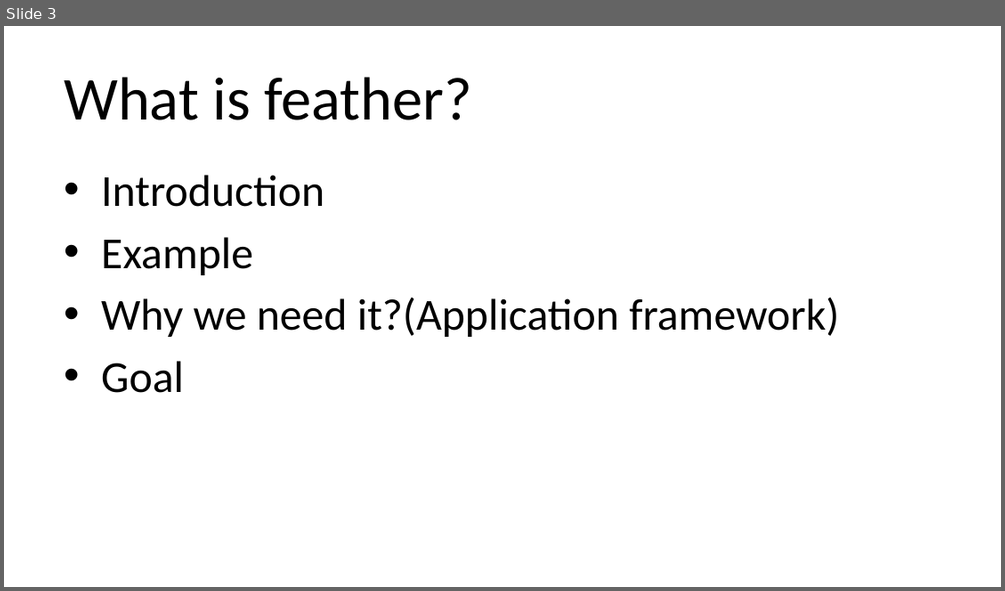
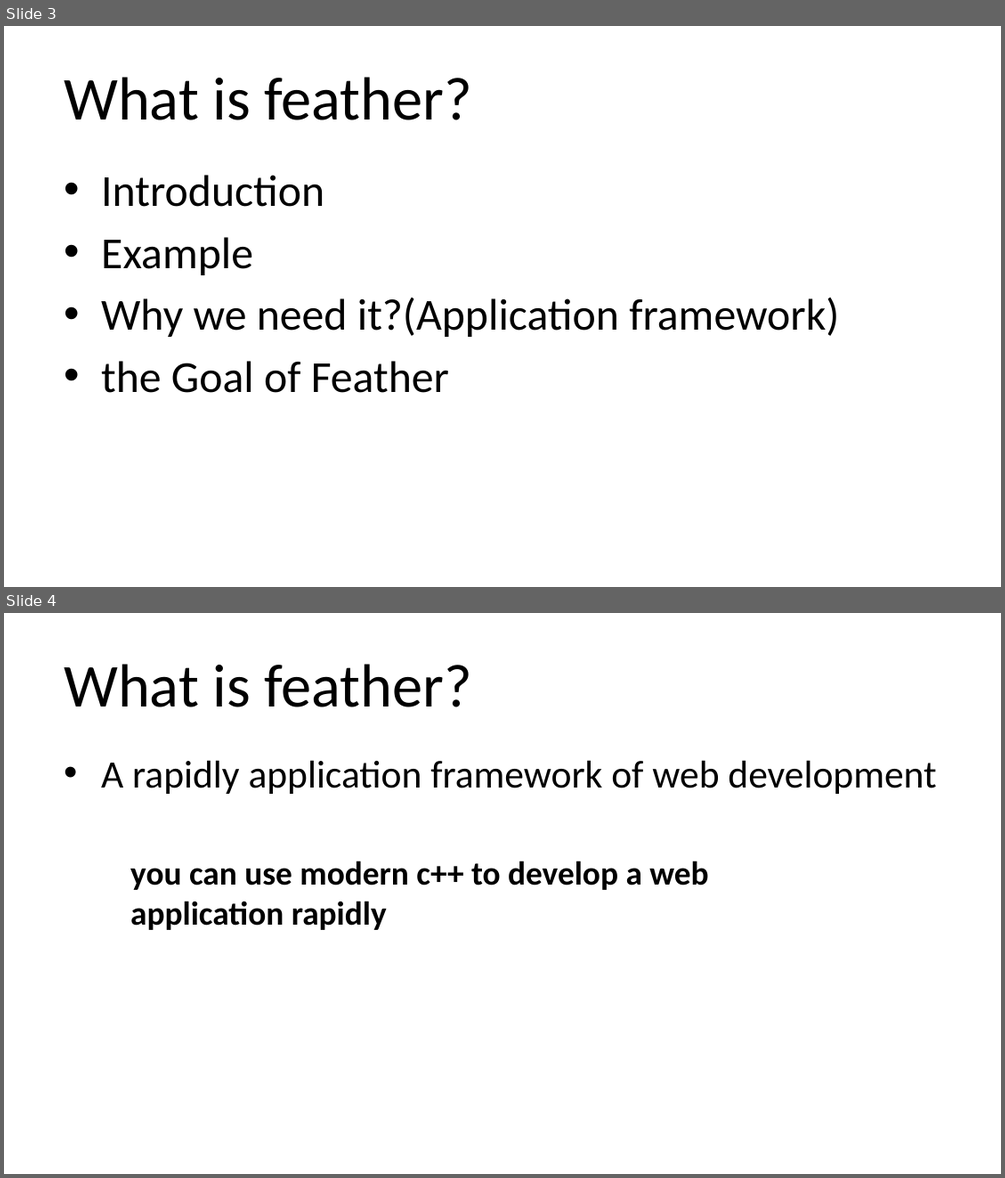
Before and after one commit to qicosmos/cppcon2018, a slide deck: cppcon2018.pptx. Shown one above the other, each under a label of ours: slide 3 before the commit, slides 3 and 4 after it. The pictures are 1005x591 and 1005x1178 pixels, drawn with LibreOffice and Linux fonts; fonts in the diff are those of the drawing. Boxes give left, top, right and bottom in pixels: in the first picture for what was removed or moved away, otherwise in the second. Text is boxed around its words. In the diff, an @@ line names an element or a change of style, - is before the commit and + after.

```diff
--- a/cppcon2018.pptx
+++ b/cppcon2018.pptx
@@ slide 4 added at box(4, 613, 1001, 1174), background #FFFFFF @@
@@ title added at box(64, 664, 472, 707), 44 pt, text #000000 @@
+What is feather?
@@ text added at box(101, 760, 936, 794), 28 pt, text #000000 @@
+• A rapidly application framework of web development
@@ text added at box(130, 860, 708, 930), 24 pt, text #000000, bold @@
+you can use modern c++ to develop a web application rapidly
@@ slide 3 changed as well @@
@@ text at box(101, 361, 449, 393): text changed @@
-• Goal
+• the Goal of Feather
```
Also in this commit, not shown: 4 other slides changed, 11 other slides added.
